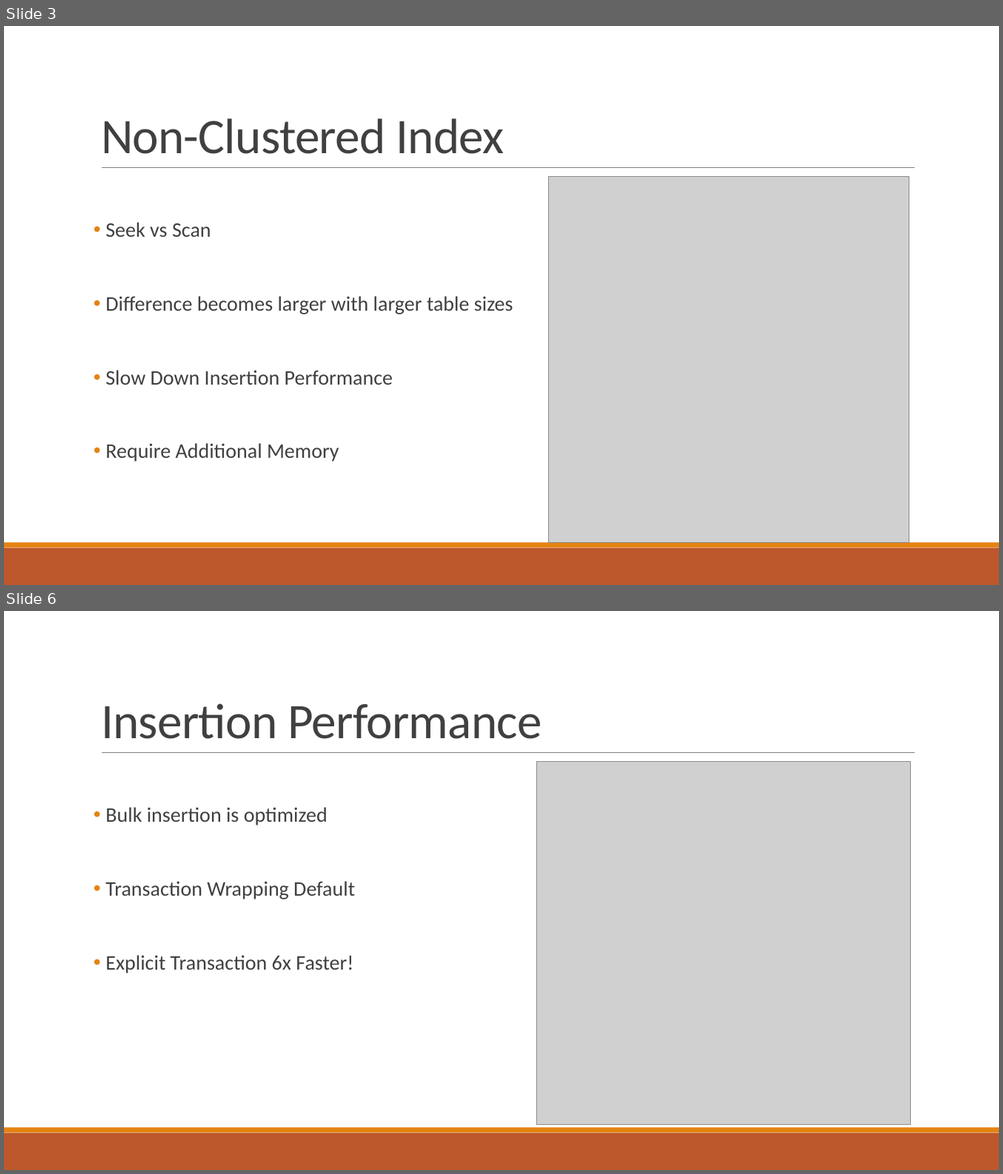
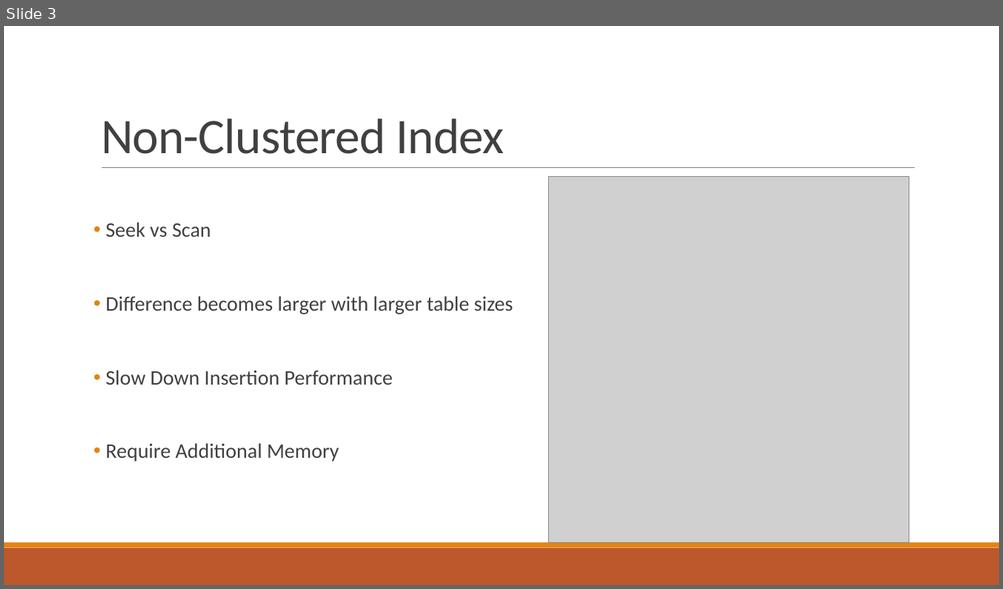
Before and after one commit to DanielPeshkov/skillstorm-training, a slide deck: QA/QA 2/presentation.pptx. Shown one above the other, each under a label of ours: slides 3 and 6 before the commit, slide 3 after it; the slides between them are not shown. The pictures are 1003x1174 and 1003x589 pixels, drawn with LibreOffice and Linux fonts; fonts in the diff are those of the drawing; grey boxes stand for pictures. Boxes give left, top, right and bottom in pixels: in the first picture for what was removed or moved away, otherwise in the second. Text is boxed around its words. In the diff, an @@ line names an element or a change of style, - is before the commit and + after.

```diff
--- a/QA/QA 2/presentation.pptx
+++ b/QA/QA 2/presentation.pptx
@@ slide 6 removed at box(4, 611, 999, 1170), background #FFFFFF; not listed: 3 template elements that a slide beside it also shows @@
@@ title removed at box(101, 703, 542, 739) @@
-Insertion Performance
@@ picture removed at box(537, 762, 910, 1125) @@
@@ text removed at box(105, 807, 355, 974) @@
-• Bulk insertion is optimized
-• Transaction Wrapping Default
-• Explicit Transaction 6x Faster!
```
Also in this commit, not shown: 3 slides changed, 1 other slide removed, 1 other file.
